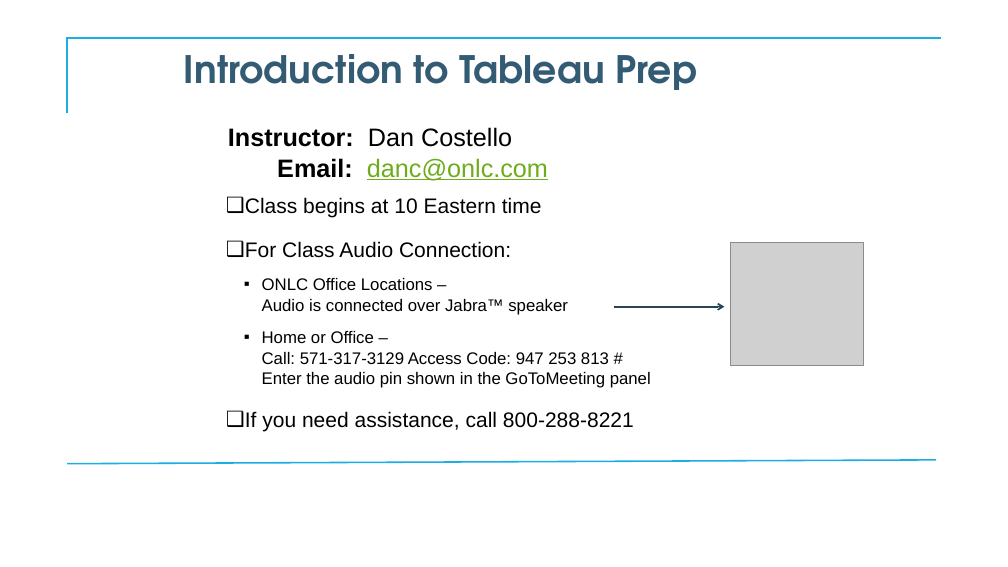
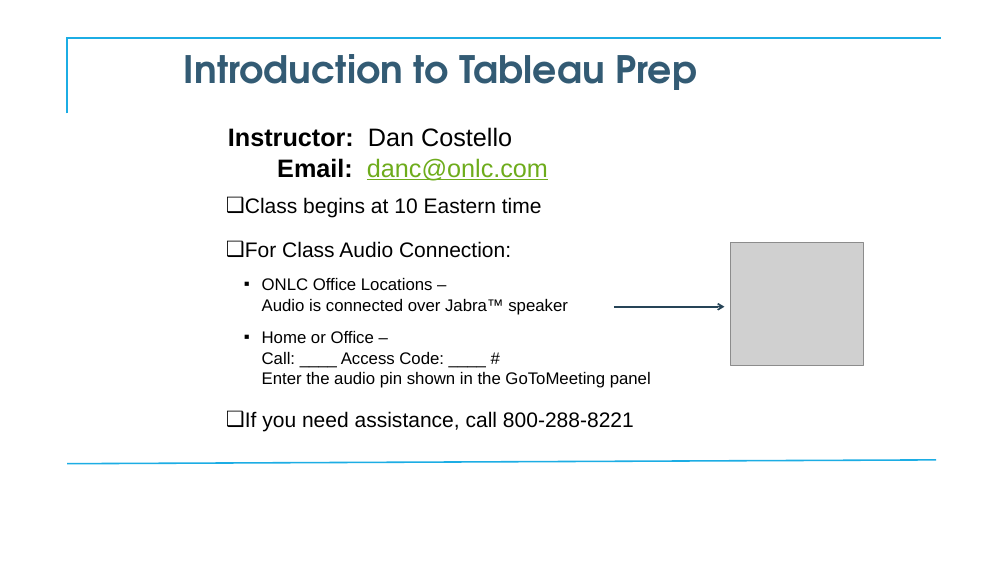
Before and after one commit to CostelloTechnicalConsulting/XTBP10---Tableau-Prep-Introduction, a slide deck: slide 1 of ppt/TableauPrepBuilderIntroV1_2.pptx. Drawn at 1008x567 pixels with LibreOffice and Linux fonts; fonts in the diff are those of the drawing; grey boxes stand for pictures; background and template pictures are left out. Boxes give left, top, right and bottom in pixels: in the first picture for what was removed or moved away, otherwise in the second. Text is boxed around its words. In the diff, an @@ line names an element or a change of style, - is before the commit and + after.

```diff
--- a/ppt/TableauPrepBuilderIntroV1_2.pptx
+++ b/ppt/TableauPrepBuilderIntroV1_2.pptx
@@ subtitle at [262, 331, 651, 388]: text changed @@
-    ▪ Home or Office –
-      Call: 571-317-3129 Access Code: 947 253 813 #
-      Enter the audio pin shown in the GoToMeeting panel
+    ▪ Home or Office –
+      Call: ____ Access Code: ____ #
+      Enter the audio pin shown in the GoToMeeting panel
```
Also in this commit, not shown: 8 other slides changed, 2 slides removed.
